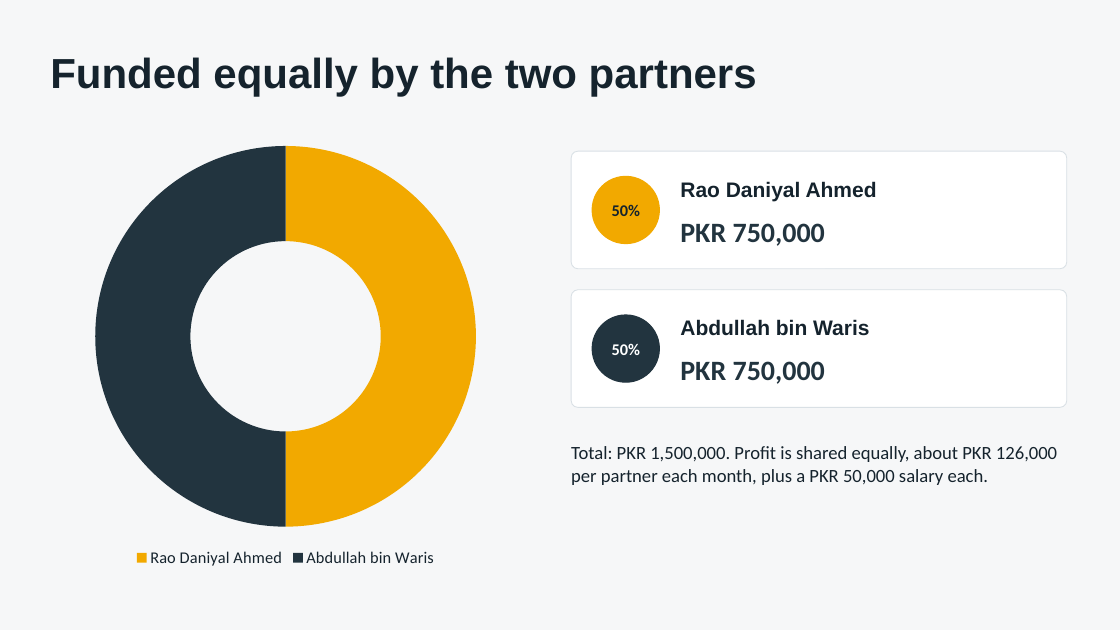
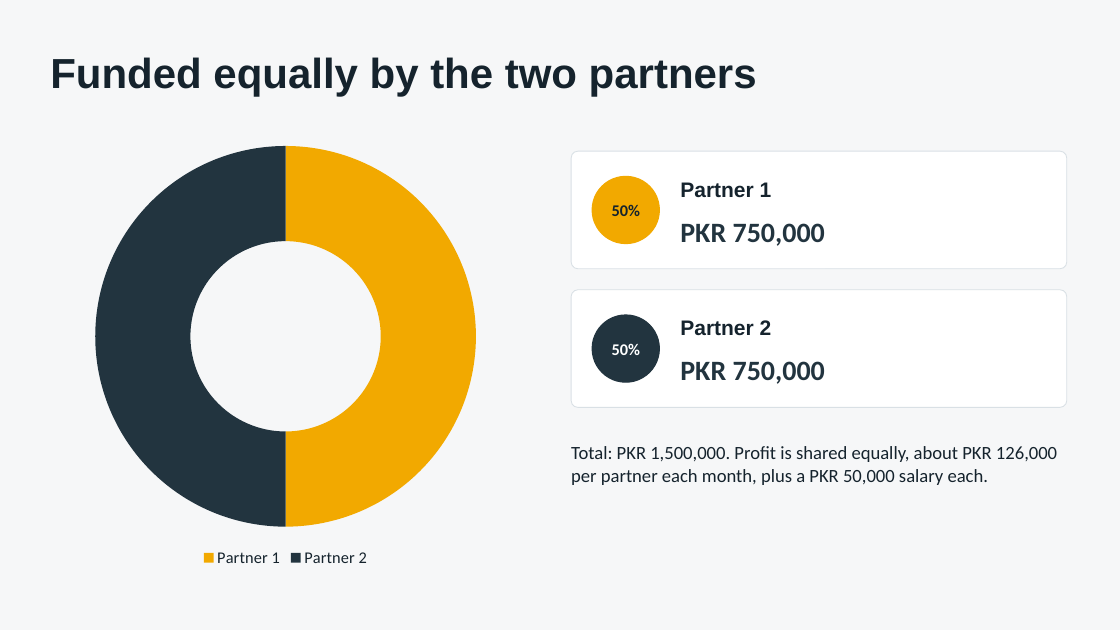
Before and after one commit to stdrao19946-code/apex-detail-studio, a slide deck: slide 4 of Apex_Detail_Studio_Plan.pptx. Drawn at 1120x630 pixels with LibreOffice and Linux fonts; fonts in the diff are those of the drawing. Boxes give left, top, right and bottom in pixels: in the first picture for what was removed or moved away, otherwise in the second. Text is boxed around its words. In the diff, an @@ line names an element or a change of style, - is before the commit and + after.

```diff
--- a/Apex_Detail_Studio_Plan.pptx
+++ b/Apex_Detail_Studio_Plan.pptx
@@ doughnut chart at (50, 134, 521, 571) @@
-categories: Rao Daniyal Ahmed, Abdullah bin Waris
+categories: Partner 1, Partner 2
@@ text at (680, 182, 772, 198): text changed @@
-Rao Daniyal Ahmed
+Partner 1
@@ text at (680, 320, 772, 336): text changed @@
-Abdullah bin Waris
+Partner 2
```
Also in this commit, not shown: 2 other slides changed, 2 other files.
